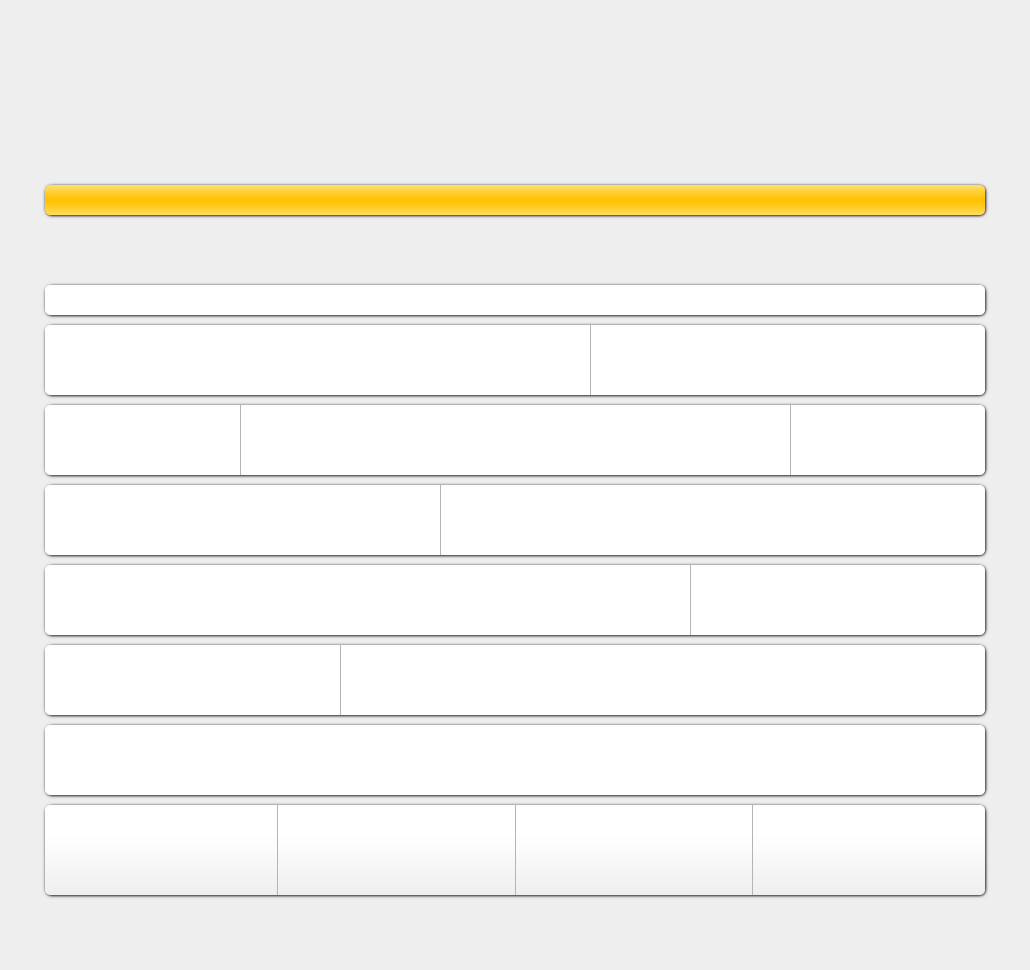
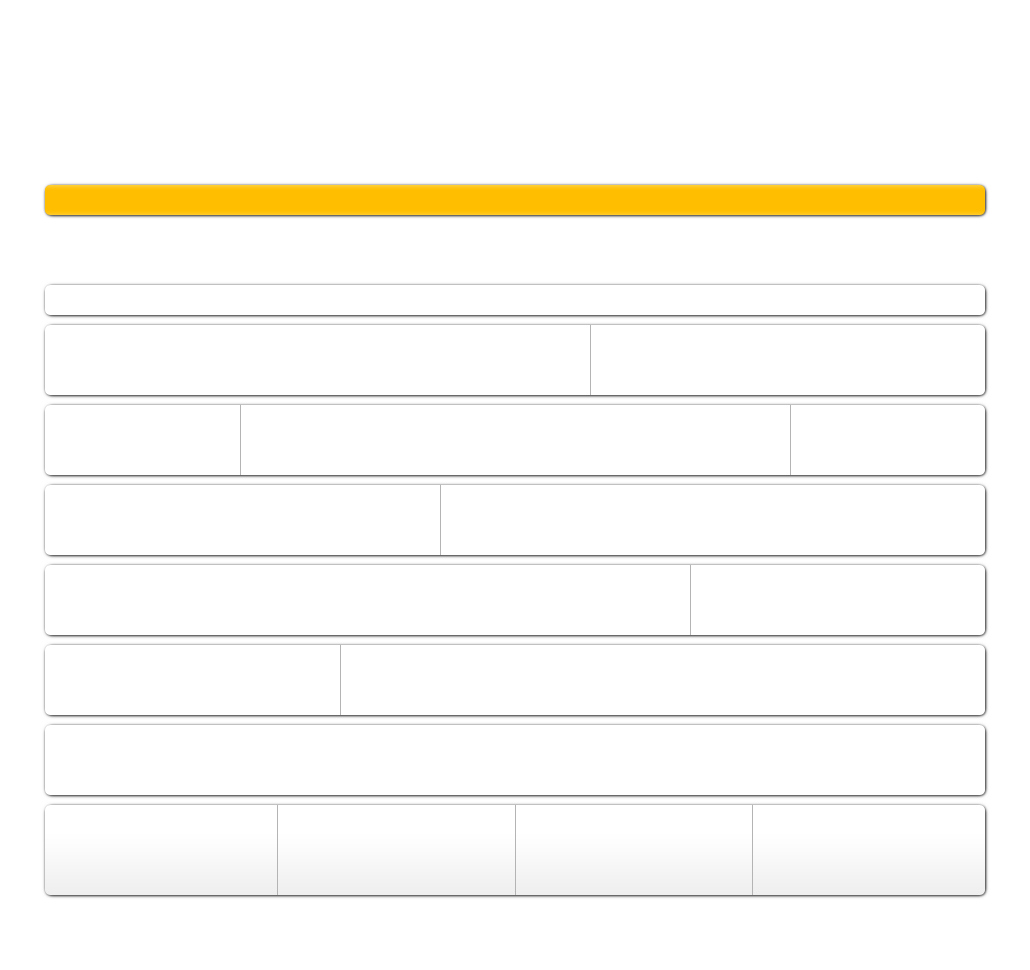
The second 1030×970 image is a revision of the first. Changes to its layers:
painted on "Background" over (x1=0, y1=0, x2=1030, y2=970)
